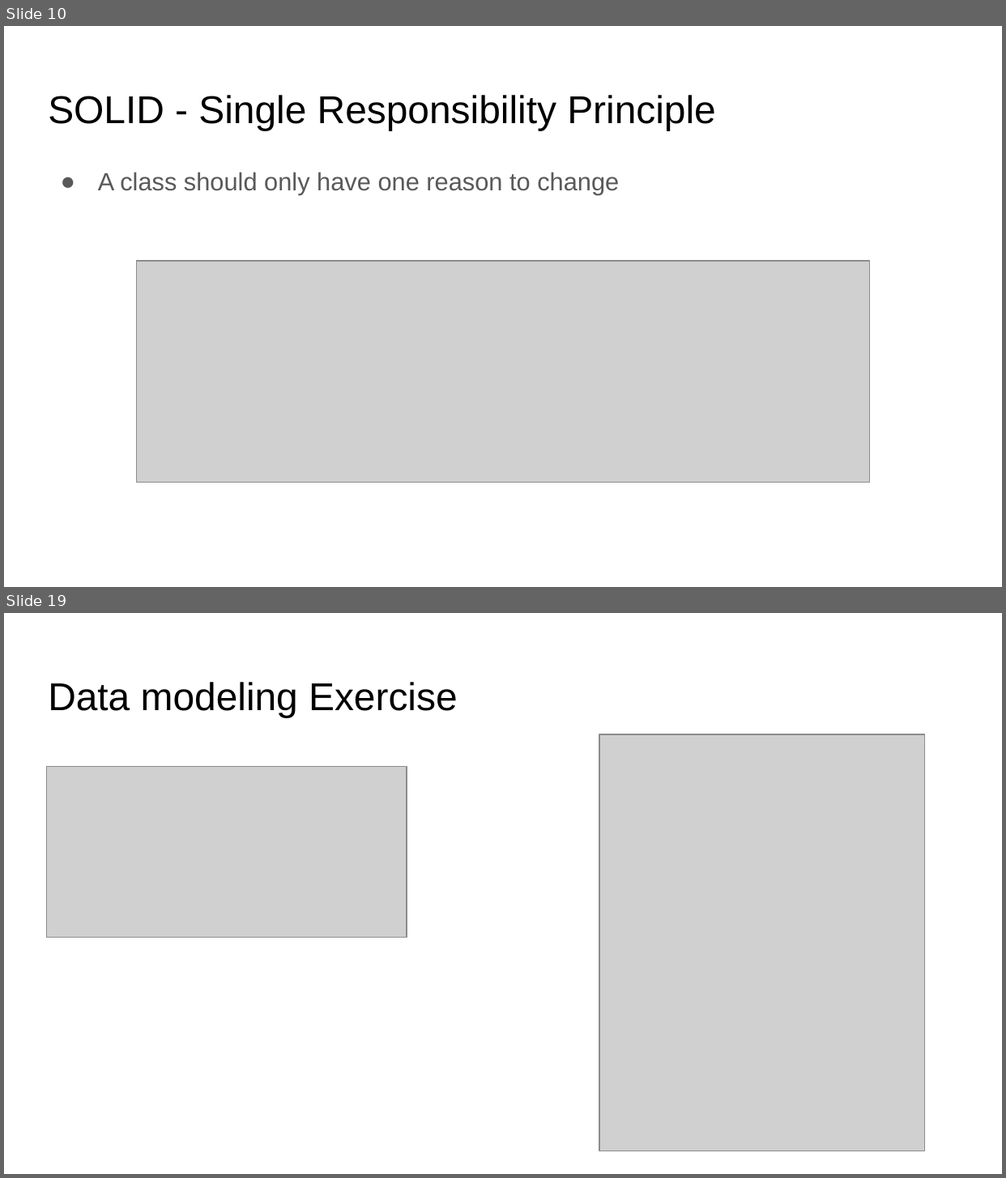
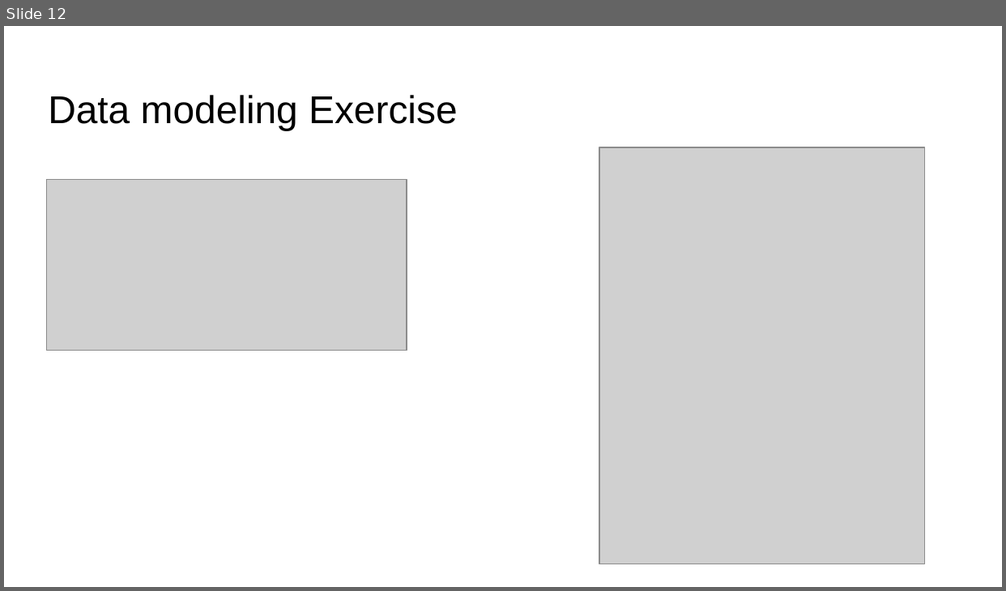
Before and after one commit to coroveiandrei/UTCNSoftwareDesignLab, a slide deck: lab2/Slides.pptx. Shown one above the other, each under a label of ours: slides 10 and 19 before the commit, slide 12 after it; the slides between them are not shown. The pictures are 1006x1178 and 1006x591 pixels, drawn with LibreOffice and Linux fonts; fonts in the diff are those of the drawing; grey boxes stand for pictures. Boxes give left, top, right and bottom in pixels: in the first picture for what was removed or moved away, otherwise in the second. Text is boxed around its words. In the diff, an @@ line names an element or a change of style, - is before the commit and + after.

```diff
--- a/lab2/Slides.pptx
+++ b/lab2/Slides.pptx
@@ slide 10 removed at (4,26,1002,587), background #FFFFFF @@
@@ title removed at (48,95,716,130) @@
-SOLID - Single Responsibility Principle
@@ text removed at (98,172,619,195) @@
-● A class should only have one reason to change
@@ picture removed at (137,261,869,482) @@
@@ what was slide 19 is now slide 12 @@
```
Also in this commit, not shown: 3 slides changed, 8 slides added, 14 other slides removed.
